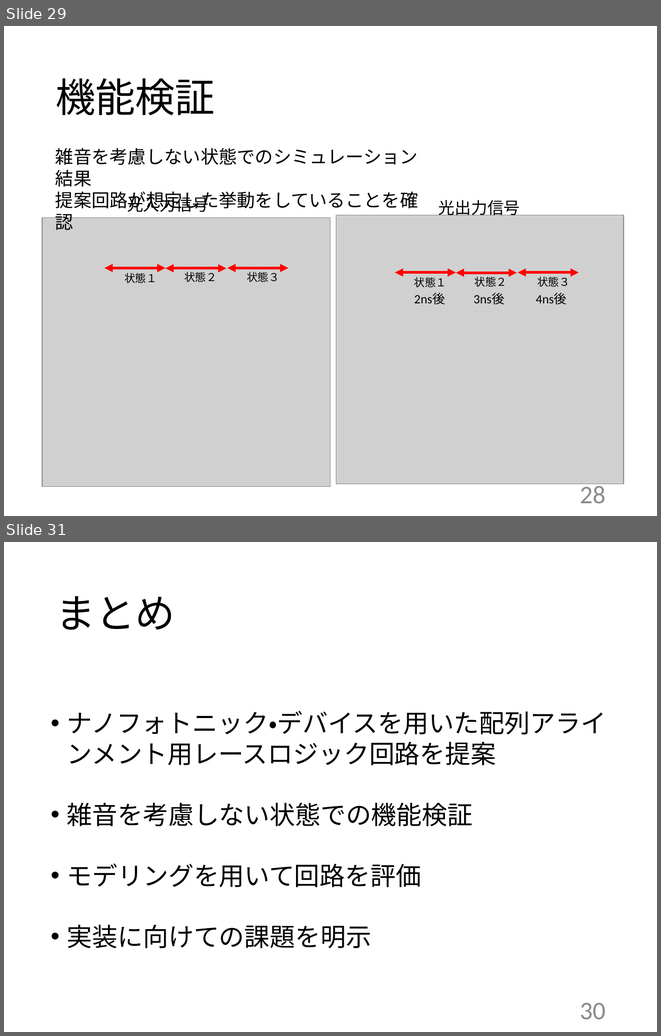
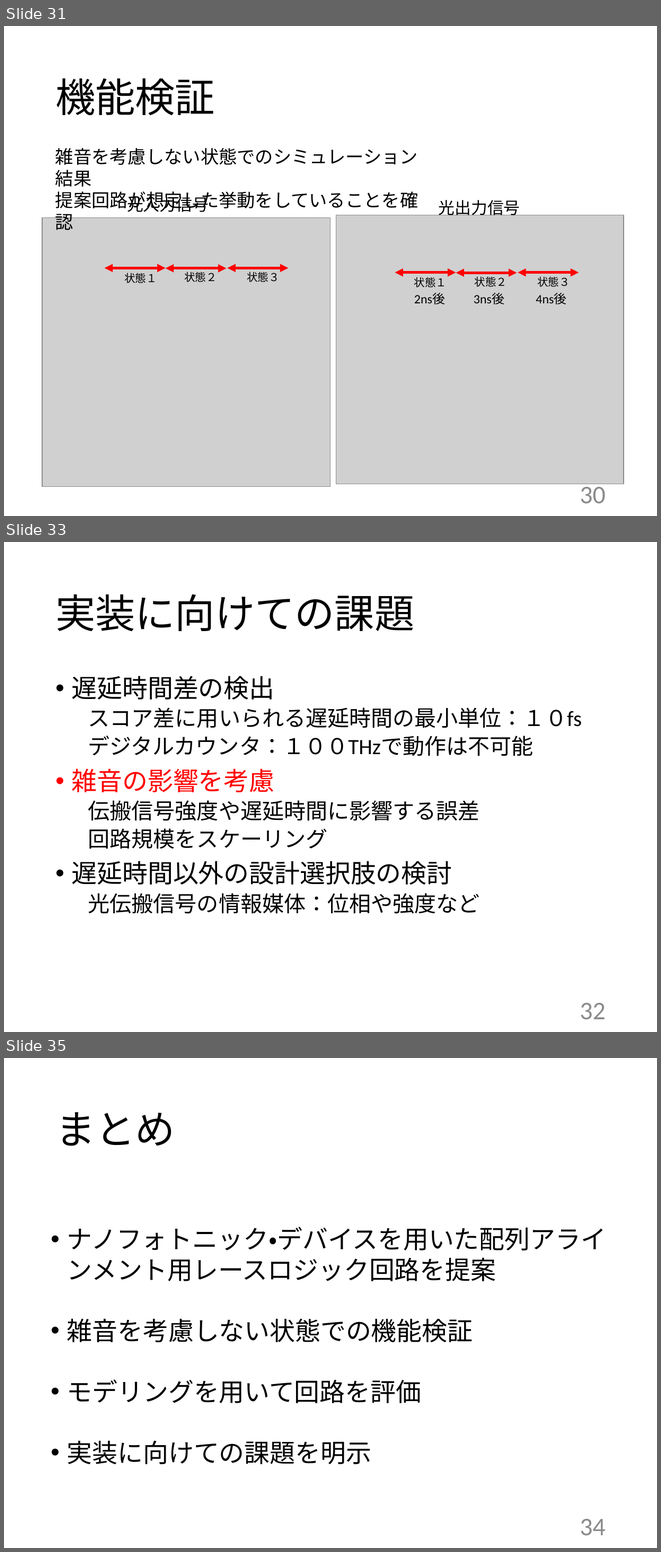
Before and after one commit to ArinanirA/ThesisFY2017M_RinaAsai, a slide deck: 修論発表rina.pptx. Shown one above the other, each under a label of ours: slides 29 and 31 before the commit, slides 31, 33 and 35 after it; the slides between them are not shown. The pictures are 661x1036 and 661x1552 pixels, drawn with LibreOffice and Linux fonts; fonts in the diff are those of the drawing; grey boxes stand for pictures. Boxes give left, top, right and bottom in pixels: in the first picture for what was removed or moved away, otherwise in the second. Text is boxed around its words. In the diff, an @@ line names an element or a change of style, - is before the commit and + after.

```diff
--- a/修論発表rina.pptx
+++ b/修論発表rina.pptx
@@ slide 33 added at box(4, 542, 657, 1032), background #FFFFFF @@
@@ title added at box(55, 594, 415, 631), 44 pt, text #000000 @@
+実装に向けての課題
@@ text added at box(72, 676, 582, 914), 24 pt, text #000000 @@
+• 遅延時間差の検出
+  スコア差に用いられる遅延時間の最小単位：１０fs
+  デジタルカウンタ：１００THzで動作は不可能
+• 雑音の影響を考慮
+  伝搬信号強度や遅延時間に影響する誤差
+  回路規模をスケーリング
+• 遅延時間以外の設計選択肢の検討
+  光伝搬信号の情報媒体：位相や強度など
@@ page number added at box(580, 1003, 605, 1019), 28 pt, text #8C8C8C @@
+32
@@ what was slide 29 is now slide 31 @@
@@ page number at box(580, 482, 605, 503): text changed @@
-28
+30
@@ what was slide 31 is now slide 35 @@
@@ page number at box(580, 1519, 605, 1535): text changed @@
-30
+34
```
Also in this commit, not shown: 16 slides changed, 10 other slides added, 8 slides removed, 5 other files.
